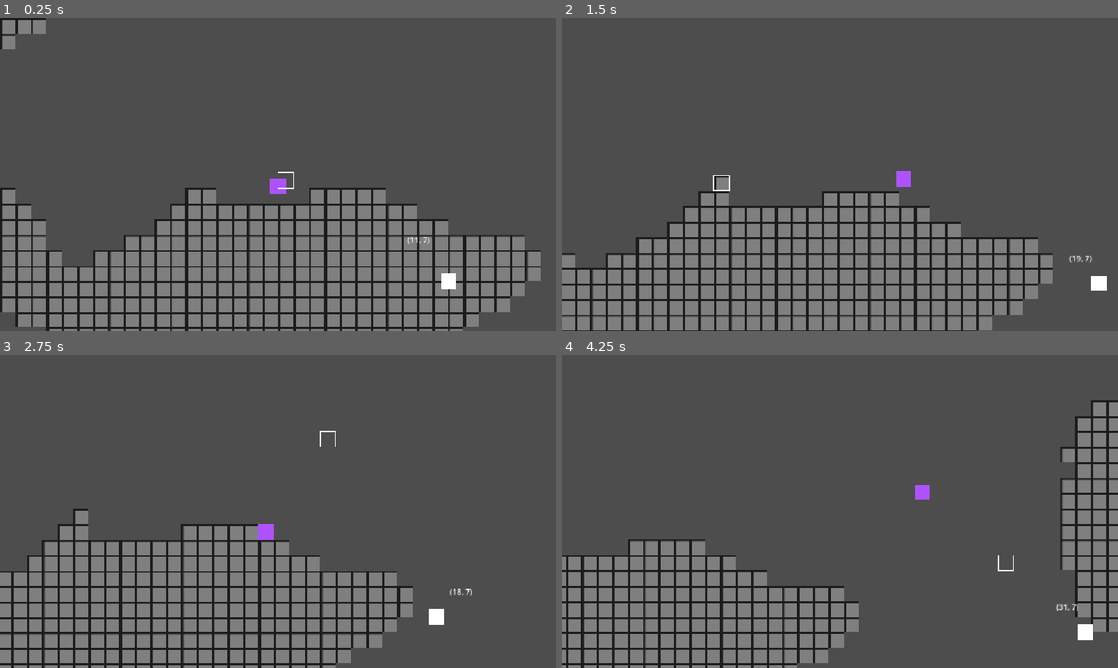
Above: before the commit, frames 1-4 (two rows, left to right).
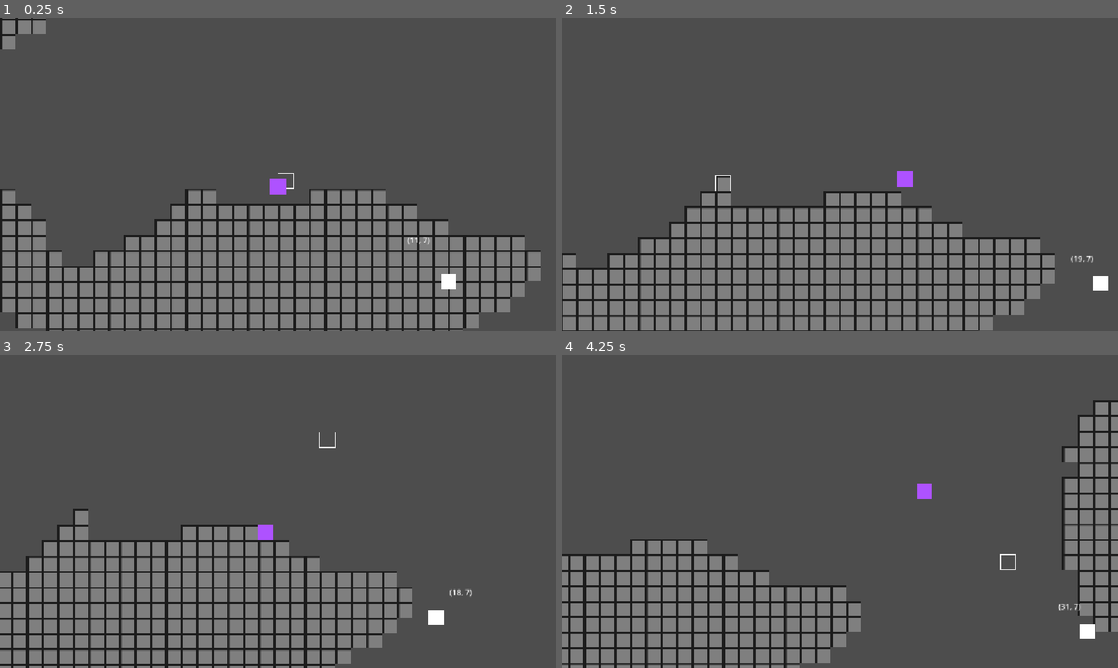
Above: after the commit, the same moments.

Repository: looooiiui/voxel-2d-game
Game: Godot game, scene res://AlphaScenes/Scenes/main_using_scene.tscn
Same seed, same stepped clock (60 frames per second), same inputs: the game is played once before the commit and once after it.
Inputs (mouse positions are in pixels of both pictures, inside the frame that each line leads up to):
- Up to frame 1 (0.25 s): no input
- Up to frame 2 (1.5 s): move the mouse to (962, 158) at 0.52 s; press the mouse at (962, 158) at 0.53 s; hold D (right) from 0.53 s (still down); tap Space (jump) at 0.77 s; move the mouse to (728, 190) at 1.27 s; release the mouse at (728, 190) at 1.28 s; right-click (728, 190) at 1.35 s
- Up to frame 3 (2.75 s): tap Space (jump) at 1.52 s; move the mouse to (333, 442) at 2.02 s; release D (right) at 2.03 s; press the mouse at (333, 442) at 2.03 s; hold A (left) from 2.03 s (still down)
- Up to frame 4 (4.25 s): move the mouse to (812, 574) at 2.77 s; release A (left) at 2.78 s; release the mouse at (812, 574) at 2.78 s; hold D (right) from 2.78 s (still down); right-click (812, 574) at 2.85 s; tap Space (jump) at 3.02, 3.77 s; move the mouse to (1006, 558) at 3.52 s; press the mouse at (1006, 558) at 3.53 s

The runs differ from the first frame. In frame 1, 1.8% of the frame differs, in the area x 0-98%, y 0-100%; in frame 2, 6.3%; in frame 3, 3.8%; in frame 4, 7.9%, in the area x 0-100%, y 14-100%.

Commit message:
将玩家的数据生成交给世界，将玩家实体的生成交给玩家桥

Diff:
--- a/AlphaScenes/Codes/main_using_scene.gd
+++ b/AlphaScenes/Codes/main_using_scene.gd
@@ -5,7 +5,8 @@
 @export var tile_map_layer: TileMapLayer
 @export var player_input_control: InputController
 @export var drop_bridge: DropBridge
-@export var camera: Camera2D
+@export var player_bridge: PlayerBridge
+@export var camera:GlobalCamera
 ## 核心类(渲染器，世界)
 var render_bridge: RenderBridge
 var world: World
@@ -18,7 +19,7 @@
 
 ## 启动检查
 func _ready() -> void:
-	# 加载资源
+	# 加载资源ca
 	# 先加载属性再加载实例最后图集贴图
 	_tile_cell_load()
 	_item_load()
@@ -29,10 +30,8 @@
 	render_bridge = RenderBridge.new(tile_map_layer)
 	_load_world()
 	DebugSystem.console_common_log("核心节点", "创建世界: %s" % world)
-	# 注入节点给玩家控制
+	# 注入节点给玩家控制检测(玩家并没有创建)
 	player_input_control.camera = camera
-	# 生成玩家
-	_create_player()
 	# 测试所需核心是否加载
 	_debug_start()
 	render_bridge.world = world
@@ -54,15 +53,12 @@
 	ItemInstances.load_mapping_instance()
 
 ## 创建并加入玩家
-func _create_player() -> void:
-	# 申请世界创建实体
-	var new_uid = world.get_new_uid()
-	var temp_player_data = EntitySpawner.spawn_player(new_uid)
-	world.add_new_entity(temp_player_data)
-	DebugSystem.console_common_log("核心节点", "创建玩家数据: %s" % temp_player_data)
+func sync_player_entity(new_player_data: PlayerData) -> void:
 	# 同步玩家实体与数据：PlayerEntity视图节点持有，DI本身不持有
-	player_instance.setup(temp_player_data)
-	DebugSystem.console_common_log("核心节点", "同步玩家数据: %s 到 %s" % [temp_player_data, player_instance])
+	player_bridge.on_add_player(new_player_data)
+	DebugSystem.console_common_log("核心节点", "向玩家桥发送玩家实体创建信息: %s" % [new_player_data])
+	# 临时同步一下玩家
+	camera.set_follow_case(player_bridge.entity_map[new_player_data.get_uid()])
 
 ## 世界加载
 func _load_world() -> void:
@@ -71,6 +67,7 @@
 ## 世界属性设置
 func _set_world() -> void:
 	world.set_gravity(980.665)
+	world.spawn_new_player()
 
 ## 连接信号
 func _connect_signals() -> void:
@@ -86,6 +83,8 @@
 	world.drop_removed.connect(drop_bridge.on_drop_removed)
 	world.drop_apply_force.connect(drop_bridge.on_drop_apply_force)
 	drop_bridge.drop_position_updated.connect(world.receive_drop_updated_info)
+	# 玩家创建信号
+	world.spawn_player_data.connect(sync_player_entity)
 
 func _physics_process(delta: float) -> void:
 	if !is_render_ready:
--- a/AlphaScenes/Scenes/main_using_scene.tscn
+++ b/AlphaScenes/Scenes/main_using_scene.tscn
@@ -9,6 +9,7 @@
 [ext_resource type="PackedScene" uid="uid://bnbuqyo0400sx" path="res://Systems/playerInput/player_input.tscn" id="7_h8sox"]
 [ext_resource type="PackedScene" uid="uid://di41mwvh4s0iy" path="res://Systems/DropBridge/drop_bridge.tscn" id="8_h8sox"]
 [ext_resource type="PackedScene" uid="uid://bj7yergspufjr" path="res://Scenes/DropItemEntity/drop_item_entity.tscn" id="9_64np5"]
+[ext_resource type="PackedScene" uid="uid://crbyufxfvday1" path="res://Systems/PlayerBridge/player_bridge.tscn" id="10_qxe8y"]
 
 [sub_resource type="TileSetAtlasSource" id="TileSetAtlasSource_64np5"]
 texture = ExtResource("2_g6fif")
@@ -28,12 +29,12 @@
 sources/2 = SubResource("TileSetAtlasSource_qxe8y")
 sources/1 = SubResource("TileSetAtlasSource_64np5")
 
-[node name="MainUsingScene" type="Node2D" unique_id=911860184 node_paths=PackedStringArray("player_instance", "tile_map_layer", "player_input_control", "drop_bridge", "camera")]
+[node name="MainUsingScene" type="Node2D" unique_id=911860184 node_paths=PackedStringArray("tile_map_layer", "player_input_control", "drop_bridge", "player_bridge", "camera")]
 script = ExtResource("1_3lpbi")
-player_instance = NodePath("Player")
 tile_map_layer = NodePath("TileMapLayer")
 player_input_control = NodePath("PlayerInputControl")
 drop_bridge = NodePath("DropBridge")
+player_bridge = NodePath("PlayerBridge")
 camera = NodePath("GlobalCamera")
 
 [node name="TileMapLayer" type="TileMapLayer" parent="." unique_id=1869089906]
@@ -43,12 +44,14 @@
 [node name="UsingPlayer" parent="." unique_id=34264864 instance=ExtResource("2_eqcjx")]
 position = Vector2(353, 224)
 
-[node name="Player" parent="." unique_id=71195304 instance=ExtResource("6_wil0y")]
-
-[node name="GlobalCamera" parent="." unique_id=675677074 node_paths=PackedStringArray("followCase") instance=ExtResource("7_g6fif")]
-followCase = NodePath("../Player")
+[node name="GlobalCamera" parent="." unique_id=675677074 instance=ExtResource("7_g6fif")]
 
 [node name="PlayerInputControl" parent="." unique_id=1230397966 instance=ExtResource("7_h8sox")]
 
 [node name="DropBridge" parent="." unique_id=1424620046 instance=ExtResource("8_h8sox")]
 drop_entity_scene = ExtResource("9_64np5")
+
+[node name="PlayerBridge" parent="." unique_id=1833884348 instance=ExtResource("10_qxe8y")]
+player_entity_scene = ExtResource("6_wil0y")
+
+[node name="CanvasLayer" type="CanvasLayer" parent="." unique_id=1630174410]
--- a/Codes/Cameras/Camera/global_camera.gd
+++ b/Codes/Cameras/Camera/global_camera.gd
@@ -1,4 +1,7 @@
 extends Camera2D
+
+## 全局相机
+class_name GlobalCamera
 
 @export var followCase: Node
 @export var lerp_level: float = 1.5
@@ -22,3 +25,8 @@
 		global_position = followCase.global_position
 		## 整数对齐相机防抖动
 		global_position = global_position.round()
+
+## 更改跟随对象
+func set_follow_case(case: Node) -> void:
+	if case != null:
+		followCase = case
--- a/Scenes/Players/Player/player.tscn
+++ b/Scenes/Players/Player/player.tscn
@@ -8,6 +8,7 @@
 [sub_resource type="CanvasTexture" id="CanvasTexture_ifow5"]
 
 [node name="Player" type="CharacterBody2D" unique_id=71195304]
+top_level = true
 script = ExtResource("1_dmerp")
 
 [node name="CollisionShape" type="CollisionShape2D" parent="." unique_id=2003622207]
--- a/Systems/DropBridge/drop_bridge.gd
+++ b/Systems/DropBridge/drop_bridge.gd
@@ -19,17 +19,17 @@
 	var new_entity = drop_entity_scene.instantiate()
 	var drop_entity_script: DropItemEntity = new_entity as DropItemEntity
 	if drop_entity_script == null:
-		DebugSystem.console_warn_log("掉落桥", "掉落物场景: uid: %s 没有挂载脚本" % drop_data.uid)
+		DebugSystem.console_warn_log("掉落桥", "掉落物场景: uid: %s 没有挂载脚本" % drop_data.get_uid())
 	# 【注入数据】调用初始化函数，把 uid、bridge、drop实例传给场景脚本
-	drop_entity_script.setup(drop_data.uid, drop_data.item.get_item_instance().get_item_name(), self)
+	drop_entity_script.setup(drop_data.get_uid(), drop_data.item.get_item_instance().get_item_name(), self)
 
 	# 设置初始位置
 	new_entity.global_position = drop_data.world_pos
 	var spwan_velocity: Vector2 = drop_data.velocity
 	new_entity.set_axis_velocity(spwan_velocity)
 	add_child(new_entity)
-	entity_map[drop_data.uid] = new_entity
-	DebugSystem.console_common_log("掉落桥", "生成掉落实体 uid= %d, 坐标: %s" % [drop_data.uid, drop_data.world_pos])
+	entity_map[drop_data.get_uid()] = new_entity
+	DebugSystem.console_common_log("掉落桥", "生成掉落实体 uid= %d, 坐标: %s" % [drop_data.get_uid(), drop_data.world_pos])
 
 
 ## 清除掉落物
--- a/Systems/DropManager/dropManager.gd
+++ b/Systems/DropManager/dropManager.gd
@@ -29,8 +29,8 @@
 func spawn(new_uid: int, item:Item, spawn_pos:Vector2, world_time:float, spawn_vel:Vector2=Vector2.ZERO) -> void:
 	var new_drop = EntitySpawner.spawn_drop_item(new_uid, item, spawn_pos, world_time)
 	new_drop.velocity = spawn_vel
-	drop_dict[new_drop.uid] = new_drop
-	DebugSystem.console_common_log("世界[掉落物管理器]", "生成掉落物: uid: %s , 物品: %s, 对应名字: %s" % [new_drop.uid, item, item.get_item_instance().get_item_name()])
+	drop_dict[new_drop.get_uid()] = new_drop
+	DebugSystem.console_common_log("世界[掉落物管理器]", "生成掉落物: uid: %s , 物品: %s, 对应名字: %s" % [new_drop.get_uid(), item, item.get_item_instance().get_item_name()])
 	on_entity_add.emit(new_drop)
 	# 回调给World
 	on_drop_added.emit(new_drop)
@@ -99,7 +99,7 @@
 	# 拾取清理
 	for uid in to_remove_pick_up:
 		var drop_instance: DropItemData = drop_dict.get(uid)
-		# ✨【新增】物品进对应玩家背包
+		# 【新增】物品进对应玩家背包
 		var target_p_uid:int = -1
 		var min_d:float = INF
 		for p_uid in player_dict:
--- a/Systems/EntityBase/EntityBase.gd
+++ b/Systems/EntityBase/EntityBase.gd
@@ -3,10 +3,10 @@
 ## 实体基类
 class_name EntityBase
 
-# 全局唯一uid，由EntityStorage分配
+## 全局唯一uid，由EntityStorage分配
 var uid: int
 var is_destroyed: bool = false
-# 实体类型标识，用来桥接层判断要生成哪种视图节点
+## 实体类型标识，用来桥接层判断要生成哪种视图节点
 enum EntityType {
 	PLAYER,
 	DROP_ITEM,
@@ -16,3 +16,7 @@
 
 func _init(p_uid:int):
 	uid = p_uid
+
+## 返回 uid
+func get_uid() -> int:
+	return uid
--- a/Systems/EntityStorage/EntityStorage.gd
+++ b/Systems/EntityStorage/EntityStorage.gd
@@ -12,15 +12,15 @@
 
 ## 添加实体（外部调用）
 func add_entity(entity:EntityBase) -> void:
-	DebugSystem.console_common_log("世界[实体管理查询器]", "添加实体[uid]: %s, 类型: %s" % [entity.uid, entity.entity_type])
+	DebugSystem.console_common_log("世界[实体管理查询器]", "添加实体[uid]: %s, 类型: %s" % [entity.get_uid(), entity.entity_type])
 	match entity.entity_type:
 		EntityBase.EntityType.PLAYER:
-			players[entity.uid] = entity
+			players[entity.get_uid()] = entity
 			DebugSystem.console_common_log("世界[实体管理查询器]", "当前玩家实体表: %s" % players)
 		EntityBase.EntityType.DROP_ITEM:
-			drops[entity.uid] = entity
+			drops[entity.get_uid()] = entity
 			DebugSystem.console_common_log("世界[实体管理查询器]", "当前物品实体表: %s" % drops)
-	entity_spawned.emit(entity.uid, entity)
+	entity_spawned.emit(entity.get_uid(), entity)
 
 ## 分配并获取下一个可用UID（新建实体调用）
 func allocate_uid() -> int:
--- /dev/null
+++ b/Systems/PlayerBridge/PlayerBridge.gd
@@ -0,0 +1,28 @@
+extends Node
+
+## 玩家实体中转站
+class_name PlayerBridge
+
+## 玩家实体场景
+@export var player_entity_scene: PackedScene
+
+## 玩家映射表: uid -> 玩家实体
+var entity_map: Dictionary = {}
+
+## 生成玩家实体
+func on_add_player(new_player_data: PlayerData) -> void:
+	var new_player_entity = player_entity_scene.instantiate()
+	var player_entity_script = new_player_entity as PlayerEntity
+	DebugSystem.console_common_log("玩家桥", "创建玩家实体: uid: %s, 实体: %s" % [new_player_data.get_uid(), new_player_entity])
+	player_entity_script.setup(new_player_data)
+	# 加入玩家映射表
+	entity_map[new_player_data.get_uid()] = new_player_entity
+	add_child(new_player_entity)
+
+## 清除玩家
+func on_drop_removed(uid:int):
+	if entity_map.has(uid):
+		var ent = entity_map[uid]
+		ent.queue_free()
+		entity_map.erase(uid)
+		DebugSystem.console_common_log("玩家桥", "清除玩家 uid= %d" % uid)
--- /dev/null
+++ b/Systems/PlayerBridge/player_bridge.tscn
@@ -0,0 +1,6 @@
+[gd_scene format=3 uid="uid://crbyufxfvday1"]
+
+[ext_resource type="Script" uid="uid://dqgp1plf07tbw" path="res://Systems/PlayerBridge/PlayerBridge.gd" id="1_ut3ae"]
+
+[node name="PlayerBridge" type="Node" unique_id=1833884348]
+script = ExtResource("1_ut3ae")
--- a/Systems/World/World.gd
+++ b/Systems/World/World.gd
@@ -9,6 +9,7 @@
 signal drop_removed(uid:int, item: Item, remove_reason: DropManager.DropDestroyReason)
 signal drop_apply_force(uid:int, absorb_force: Vector2)
 signal drop_info_updated(uid: int, new_position: Vector2, linear_velocity: Vector2)
+signal spawn_player_data(player_data: PlayerData)
 ## 世界属性
 var seed: int
 var gravity:float = 980
@@ -77,6 +78,16 @@
 func despawn_entity(uid:int, type:EntityBase.EntityType):
 	entity_storage.remove_entity(uid, type)
 
+## 生成玩家
+func spawn_new_player() -> void:
+	# 申请创建实体
+	var new_uid = get_new_uid()
+	var new_player_data = EntitySpawner.spawn_player(new_uid)
+	add_new_entity(new_player_data)
+	DebugSystem.console_common_log("世界", "创建玩家数据: %s, uid: %s" % [new_player_data, new_uid])
+	# 数据发送给外部(信号)
+	spawn_player_data.emit(new_player_data)
+
 ## 设置重力,通知外部世界重力发生改变
 func set_gravity(new_val:float):
 	if new_val < 0: return
Not shown, added: Systems/PlayerBridge/PlayerBridge.gd.uid
